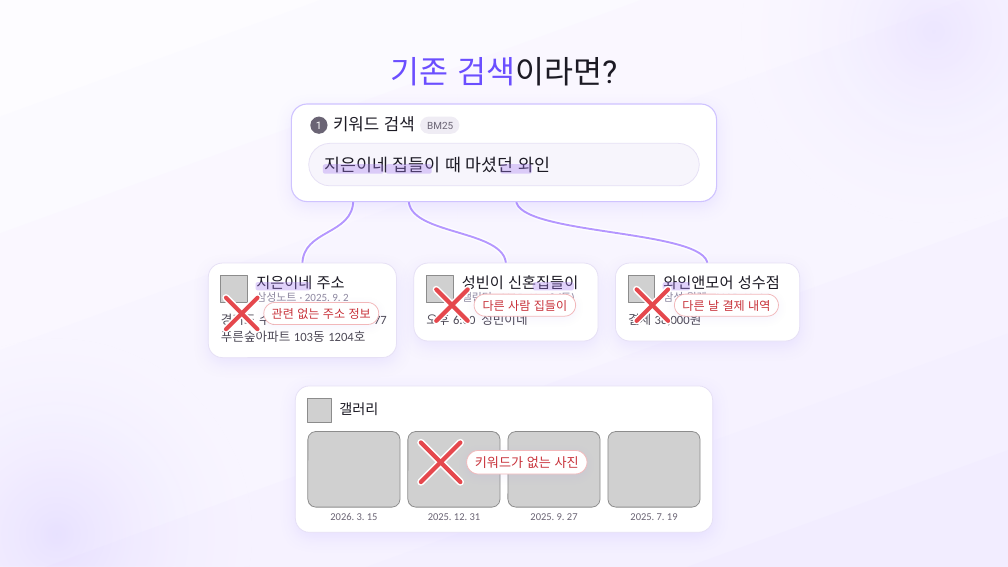
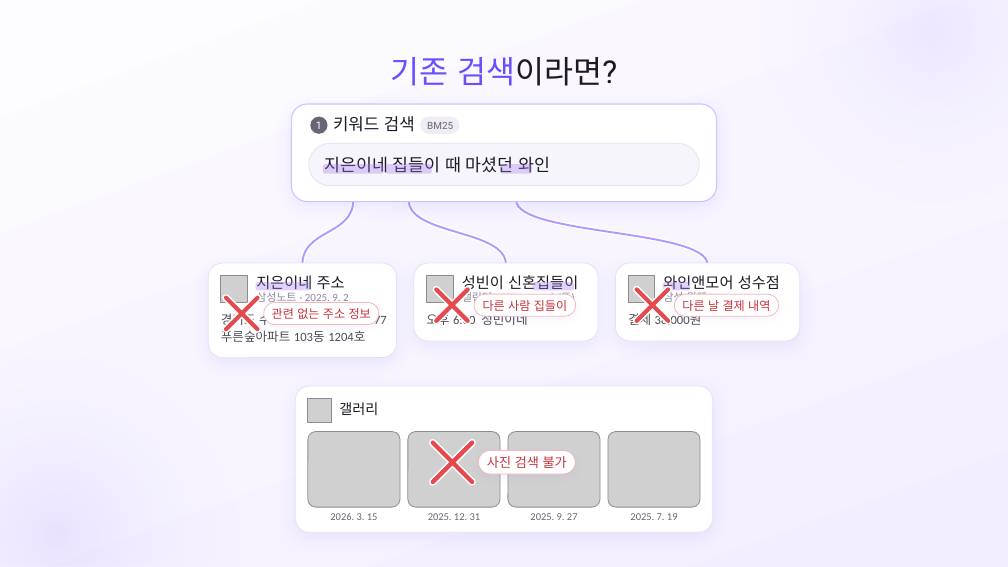
Before and after one commit to SB-Jo/t3, a slide deck: slide 7 of weave/결선준비/09_HowItWorks/HowItWorks_Argon_claude.pptx. Drawn at 1008x567 pixels with LibreOffice and Linux fonts; fonts in the diff are those of the drawing; grey boxes stand for pictures. Boxes give left, top, right and bottom in pixels: in the first picture for what was removed or moved away, otherwise in the second. Text is boxed around its words. In the diff, an @@ line names an element or a change of style, - is before the commit and + after.

```diff
--- a/weave/결선준비/09_HowItWorks/HowItWorks_Argon_claude.pptx
+++ b/weave/결선준비/09_HowItWorks/HowItWorks_Argon_claude.pptx
@@ 4 freeform shapes: place and size @@
-4 freeform shapes at (421,442,461,482)
+4 freeform shapes at (433,442,472,482)
@@ rounded rectangle: place and size @@
-rounded rectangle at (467,451,587,474)
+rounded rectangle at (479,451,575,474)
@@ text at (487,456,567,468): text changed @@
-키워드가 없는 사진
+사진 검색 불가
```
Also in this commit, not shown: 4 other slides changed, 43 other files.
